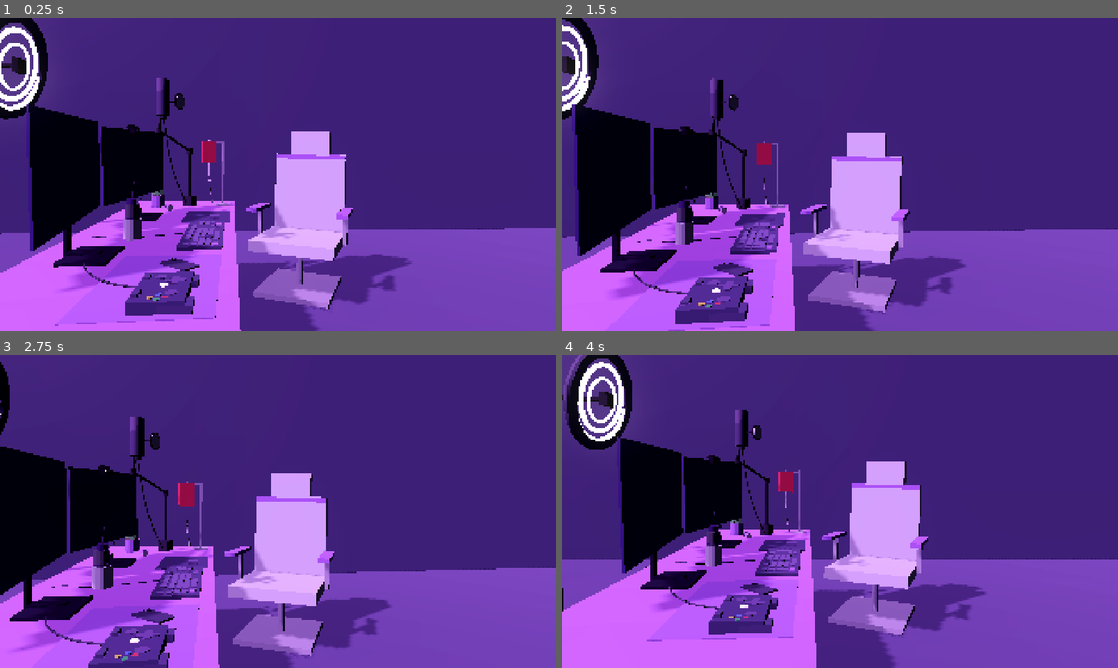
Above: before the commit, frames 1-4 (two rows, left to right).
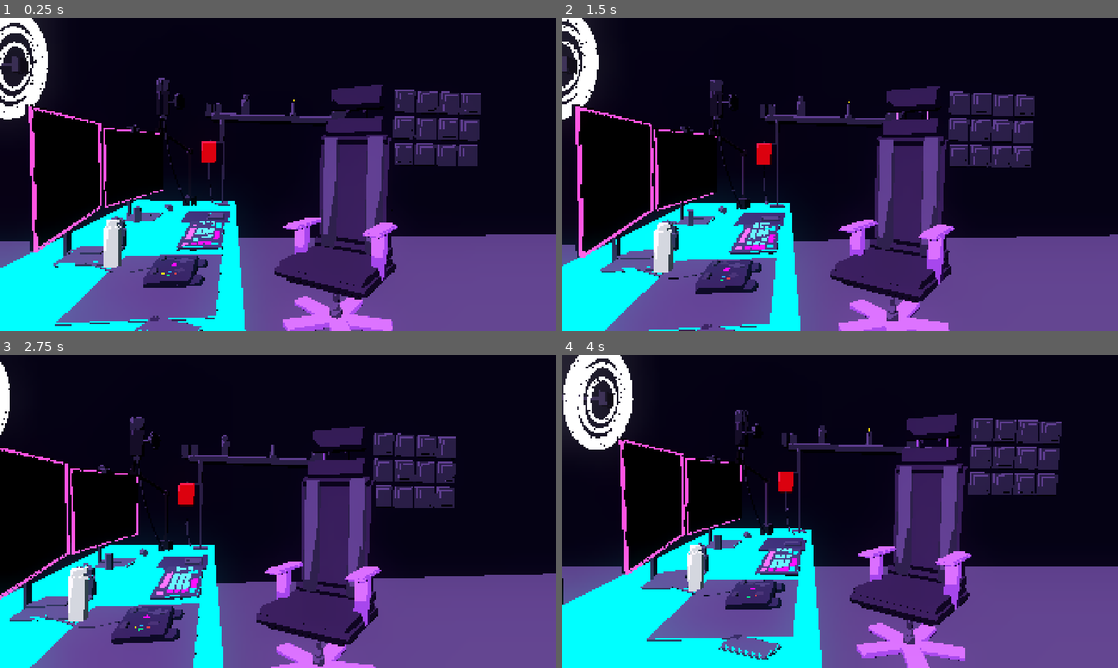
Above: after the commit, the same moments.

Repository: chalie-chariot/velmire
Game: Godot game, scene res://scenes/Main_Title.tscn
The game is run twice, just before and just after one commit, with the same random seed, the same clock (stepped at 60 frames per second) and the same inputs.
Inputs (mouse positions are in pixels of both pictures, inside the frame that each line leads up to):
- Up to frame 1 (0.25 s): no input
- Up to frame 2 (1.5 s): tap Enter at 0.5 s; move the mouse to (962, 158) at 0.52 s; hold Right (ui_right) 0.53-1.25 s; hold Shift 0.53-1.25 s; click (962, 158) at 0.67 s; tap Space at 0.77, 1.25 s; drag from (728, 190) to (812, 237) at 1.27 s
- Up to frame 3 (2.75 s): tap Enter at 2 s; move the mouse to (333, 442) at 2.02 s; hold Right (ui_right) from 2.03 s (still down); tap E at 2.1 s; click (333, 442) at 2.17 s
- Up to frame 4 (4 s): release Right (ui_right) at 2.75 s; tap Space at 2.75, 3.77 s; drag from (812, 574) to (673, 464) at 2.77 s; tap Enter at 3.5 s; move the mouse to (1006, 558) at 3.52 s; hold Left (ui_left) from 3.53 s (still down); tap X at 3.6 s; click (1006, 558) at 3.67 s

The runs differ from the first frame. In frame 1, 92% of the frame differs, in the area x 0-100%, y 0-100%; in frame 2, 92%; in frame 3, 92%; in frame 4, 93%.

Commit message:
feat: Add Main_Title scene with 3D room background
- Import room.glb (Blender 3D modeling)
- Add ToonShader (unshaded flat style)
- Add WorldEnvironment (neon LED atmosphere)
- Add DirectionalLight3D + OmniLights
- Add ToonMaterialHelper auto material system
- Add mouse drag parallax camera effect
- Multicolor LED: keyboard / monitor bias / desk

Diff:
--- /dev/null
+++ b/velmire/assets/shaders/toon_shader.gdshader
@@ -0,0 +1,31 @@
+shader_type spatial;
+render_mode unshaded, cull_back;
+
+uniform vec4 base_color : source_color = vec4(0.5, 0.5, 0.5, 1.0);
+uniform vec4 shadow_color : source_color = vec4(0.2, 0.15, 0.3, 1.0);
+uniform vec4 highlight_color : source_color = vec4(0.8, 0.7, 1.0, 1.0);
+uniform float shadow_threshold : hint_range(0.0, 1.0) = 0.4;
+uniform float highlight_threshold : hint_range(0.0, 1.0) = 0.85;
+uniform float outline_thickness : hint_range(0.0, 0.01) = 0.003;
+uniform vec4 outline_color : source_color = vec4(0.04, 0.03, 0.08, 1.0);
+
+void vertex() {
+	VERTEX += NORMAL * outline_thickness;
+}
+
+void fragment() {
+	vec3 light_dir = normalize(vec3(0.4, 0.8, 0.4));
+	vec3 normal_world = normalize((INV_VIEW_MATRIX * vec4(NORMAL, 0.0)).xyz);
+	float diff = dot(normal_world, light_dir) * 0.5 + 0.5;
+
+	vec4 color;
+	if (diff > highlight_threshold) {
+		color = highlight_color;
+	} else if (diff > shadow_threshold) {
+		color = base_color;
+	} else {
+		color = shadow_color;
+	}
+
+	ALBEDO = color.rgb;
+}
--- a/velmire/scenes/Main_Title.tscn
+++ b/velmire/scenes/Main_Title.tscn
@@ -2,33 +2,60 @@
 
 [ext_resource type="Script" uid="uid://clsswsdlrshky" path="res://scripts/MainTitleManager.gd" id="1_mgr"]
 [ext_resource type="PackedScene" uid="uid://dle555d6nymb2" path="res://assets/room/room.glb" id="2_gfg0w"]
+[ext_resource type="Script" uid="uid://crsk7tf052gi8" path="res://scripts/ToonMaterialHelper.gd" id="3_toon"]
 
 [sub_resource type="Environment" id="Environment_title"]
 background_mode = 1
 background_color = Color(0.117647, 0.105882, 0.180392, 1)
 ambient_light_source = 2
-ambient_light_color = Color(0.176471, 0.14902, 0.25098, 1)
-ambient_light_energy = 0.3
+ambient_light_color = Color(0.05098, 0.039216, 0.101961, 1)
+ambient_light_energy = 0.08
 tonemap_mode = 2
+tonemap_exposure = 1.0
+tonemap_white = 1.0
 glow_enabled = true
-glow_bloom = 0.1
+glow_normalized = false
+glow_intensity = 0.8
+glow_bloom = 0.20
+glow_hdr_luminance_cap = 12.0
+glow_blend_mode = 0
+glow_levels/1 = 1.0
+glow_levels/2 = 1.0
+glow_levels/3 = 0.8
+glow_levels/4 = 0.6
+glow_levels/5 = 0.4
 
-[node name="Main_Title" type="Node3D" unique_id=1082785660]
+[node name="Main_Title" type="Node3D" unique_id=2144960222]
 script = ExtResource("1_mgr")
 
-[node name="WorldEnvironment" type="WorldEnvironment" parent="." unique_id=1009301297]
+[node name="WorldEnvironment" type="WorldEnvironment" parent="." unique_id=767138871]
 environment = SubResource("Environment_title")
 
-[node name="DirectionalLight3D" type="DirectionalLight3D" parent="." unique_id=1696781763]
-transform = Transform3D(0.8660254, -0.35355338, 0.35355338, 0, 0.70710677, 0.70710677, -0.5, -0.6123724, 0.6123724, 0, 0, 0)
-light_color = Color(0.752941, 0.517647, 0.988235, 1)
-light_energy = 1.2
+[node name="DirectionalLight3D" type="DirectionalLight3D" parent="." unique_id=501083005]
+transform = Transform3D(0.9063078, -0.34618866, 0.2424039, -9.10032e-10, 0.57357645, 0.81915206, -0.4226183, -0.7424039, 0.51983684, -1, 5, 3)
+light_color = Color(1, 1, 1, 1)
+light_energy = 1.0
 shadow_enabled = true
-shadow_opacity = 0.6
+shadow_opacity = 0.9
 
-[node name="room" parent="." unique_id=1844760884 instance=ExtResource("2_gfg0w")]
+[node name="OmniLight_Ring" type="OmniLight3D" parent="." unique_id=1984254253]
+transform = Transform3D(1, 0, 0, 0, 1, 0, 0, 0, 1, -2.2, -1.5, 1.8)
+light_color = Color(1, 1, 1, 1)
+light_energy = 4.0
+omni_range = 4.0
+
+[node name="OmniLight_Monitor" type="OmniLight3D" parent="." unique_id=2024465006]
+transform = Transform3D(1, 0, 0, 0, 1, 0, 0, 0, 1, 0, -2.6, 1.3)
+light_color = Color(0, 1, 0.8, 1)
+light_energy = 0.8
+omni_range = 1.5
+
+[node name="room" parent="." unique_id=939318342 instance=ExtResource("2_gfg0w")]
 transform = Transform3D(1, 0, 0, 0, 1, 0, 0, 0, 1, 2.1, 2.1, 2.1)
 
-[node name="Camera3D" type="Camera3D" parent="." unique_id=1240887240]
+[node name="ToonMaterialHelper" type="Node" parent="." unique_id=532812320]
+script = ExtResource("3_toon")
+
+[node name="Camera3D" type="Camera3D" parent="." unique_id=1220373577]
 transform = Transform3D(0.13352276, -0.060323015, 0.9892082, 0.020117711, 0.99810517, 0.058150083, -0.99084157, 0.012136245, 0.13448332, 4.53098, 3.551872, 3.7903094)
 fov = 48.795918
--- /dev/null
+++ b/velmire/scripts/ToonMaterialHelper.gd
@@ -0,0 +1,286 @@
+extends Node
+
+# 오브젝트 이름 기준 색상 매핑
+const COLOR_MAP = {
+	# 벽/바닥
+	"Floor": Color(0.140, 0.120, 0.200),
+	"WallBack": Color(0.070, 0.060, 0.110),
+	"WallLeft": Color(0.070, 0.060, 0.110),
+	"WallRight": Color(0.070, 0.060, 0.110),
+	"Ceiling": Color(0.055, 0.048, 0.090),
+
+	# 책상
+	"Desk": Color(0.075, 0.055, 0.120),
+
+	# 의자
+	"Chair_Back": Color(0.06, 0.05, 0.09),
+	"Chair_Seat": Color(0.06, 0.05, 0.09),
+	"Chair_Head": Color(0.06, 0.05, 0.09),
+	"Chair_Arm": Color(0.50, 0.22, 0.85),
+	"Chair_Accent": Color(0.50, 0.22, 0.85),
+	"Chair_Metal": Color(0.22, 0.20, 0.25),
+	"Chair_Chrome": Color(0.70, 0.68, 0.72),
+	"Chair_Wheel": Color(0.07, 0.06, 0.09),
+
+	# 모니터
+	"Mon_Body": Color(0.05, 0.04, 0.09),
+	# 모니터 스크린 (꺼짐 — 어두운 패널)
+	"Mon_Scr": Color(0.06, 0.05, 0.10),
+	"Mon_CurveCenter": Color(0.06, 0.05, 0.10),
+
+	# LED 스트립
+	"LED_Strip": Color(0.00, 1.00, 0.80),
+	# 모니터 Bias LED (GLB 메시 이름에 BiasLight 포함) → 핑크
+	"BiasLight": Color(1.00, 0.20, 0.60),
+
+	# 키보드/마우스
+	"KB_Body": Color(0.10, 0.08, 0.16),
+	# 키보드 행별 네온
+	"Key_0_": Color(0.00, 1.00, 0.80),
+	"Key_1_": Color(1.00, 0.20, 0.80),
+	"Key_2_": Color(0.20, 0.60, 1.00),
+	"KB_Space": Color(0.80, 0.00, 1.00),
+	"KB_accent": Color(1.00, 0.80, 0.00),
+	# 네온사인
+	"Neon_": Color(0.80, 0.00, 1.00),
+	"MousePad": Color(0.08, 0.06, 0.14),
+	"Mouse_LED": Color(0.00, 1.00, 0.80),
+	"Mouse": Color(0.14, 0.11, 0.20),
+
+	# 혈액팩
+	"Bag_Body": Color(0.75, 0.05, 0.08),
+	"Bag_Liquid": Color(0.50, 0.02, 0.04),
+
+	# 보틀
+	"Bottle": Color(0.70, 0.70, 0.75),
+
+	# 게임패드
+	"GP_Body": Color(0.06, 0.05, 0.10),
+	"GP_Grip": Color(0.08, 0.06, 0.12),
+	# 게임패드 버튼 (네온)
+	"GP_BtnA": Color(1.00, 0.15, 0.15),
+	"GP_BtnB": Color(0.00, 1.00, 0.30),
+	"GP_BtnX": Color(0.10, 0.40, 1.00),
+	"GP_BtnY": Color(1.00, 0.85, 0.00),
+	"GP_BtnHome": Color(0.80, 0.00, 1.00),
+	"GP_Stick": Color(0.10, 0.08, 0.14),
+	"GP_Dpad": Color(0.12, 0.10, 0.18),
+	"GP_Bumper": Color(0.10, 0.08, 0.16),
+	"GP_Trigger": Color(0.10, 0.08, 0.14),
+
+	# 스마트폰
+	# 스마트폰 화면 발광
+	"Phone_Scr": Color(0.55, 0.30, 0.95),
+	"Phone_Body": Color(0.10, 0.08, 0.14),
+	"Phone_Cam": Color(0.06, 0.05, 0.09),
+	"PhCam_": Color(0.30, 0.20, 0.60),
+
+	# 링라이트
+	"RL_Ring": Color(1.00, 1.00, 1.00),
+	"RL_LED": Color(1.00, 1.00, 1.00),
+	"RL_Pole": Color(0.08, 0.06, 0.10),
+
+	# 촛불
+	"Candle_Flame": Color(1.00, 0.60, 0.05),
+
+	# 마이크
+	"Mic2_Body": Color(0.10, 0.08, 0.14),
+	"MicArm": Color(0.08, 0.06, 0.10),
+}
+
+# 기본 색상 (매핑 없는 오브젝트)
+const DEFAULT_COLOR = Color(0.15, 0.12, 0.22)
+const SHADOW_MULT = 0.22
+const HIGHLIGHT_MULT = 1.28
+
+var toon_shader: Shader
+
+func _ready() -> void:
+	toon_shader = load("res://assets/shaders/toon_shader.gdshader") as Shader
+	var room = get_parent().get_node_or_null("room")
+	if room:
+		apply_toon_recursive(room)
+		print("툰셰이더 적용 완료")
+	else:
+		print("[ERROR] room 노드를 찾을 수 없음")
+
+	_create_bias_lights()
+
+
+func _create_bias_lights() -> void:
+	var parent = get_parent()
+
+	var configs = [
+		{
+			"pos": Vector3(-0.72, -2.62, 1.35),
+			"color": Color(1.0, 0.2, 0.6),
+			"energy": 1.2,
+		},
+		{
+			"pos": Vector3(0.72, -2.62, 1.35),
+			"color": Color(0.0, 0.9, 0.8),
+			"energy": 1.2,
+		},
+	]
+
+	for i in range(configs.size()):
+		var cfg = configs[i]
+		var mp = cfg["pos"] as Vector3
+		var bcol = cfg["color"] as Color
+		var w = 0.52
+		var h = 0.32
+		var d = -0.08
+
+		var emit_mat = StandardMaterial3D.new()
+		emit_mat.emission_enabled = true
+		emit_mat.emission = bcol
+		emit_mat.emission_energy_multiplier = 4.0
+		emit_mat.albedo_color = bcol
+		emit_mat.shading_mode = BaseMaterial3D.SHADING_MODE_UNSHADED
+
+		var bars = [
+			[Vector3(mp.x, mp.y + d, mp.z + h * 0.5 + 0.01), Vector3(w, 0.008, 0.008)],
+			[Vector3(mp.x, mp.y + d, mp.z - h * 0.5 - 0.01), Vector3(w, 0.008, 0.008)],
+			[Vector3(mp.x - w * 0.5 - 0.01, mp.y + d, mp.z), Vector3(0.008, 0.008, h)],
+			[Vector3(mp.x + w * 0.5 + 0.01, mp.y + d, mp.z), Vector3(0.008, 0.008, h)],
+		]
+
+		for j in range(bars.size()):
+			var mesh_inst = MeshInstance3D.new()
+			mesh_inst.name = "BiasBar_%d_%d" % [i, j]
+			var box_mesh = BoxMesh.new()
+			box_mesh.size = bars[j][1]
+			mesh_inst.mesh = box_mesh
+			mesh_inst.material_override = emit_mat
+			mesh_inst.position = bars[j][0]
+			parent.add_child(mesh_inst)
+
+		var omni = OmniLight3D.new()
+		omni.name = "BiasOmni_%d" % i
+		omni.position = Vector3(mp.x, mp.y - 0.12, mp.z)
+		omni.light_color = bcol
+		omni.light_energy = cfg["energy"] as float
+		omni.omni_range = 1.2
+		parent.add_child(omni)
+
+	var desk_omni = OmniLight3D.new()
+	desk_omni.name = "DeskLED_Omni"
+	desk_omni.position = Vector3(0.0, -2.2, 0.78)
+	desk_omni.light_color = Color(0.0, 1.0, 0.8)
+	desk_omni.light_energy = 0.6
+	desk_omni.omni_range = 1.2
+	parent.add_child(desk_omni)
+
+	var ceil_omni = OmniLight3D.new()
+	ceil_omni.name = "CeilLED_Omni"
+	ceil_omni.position = Vector3(0.0, -1.8, 4.5)
+	ceil_omni.light_color = Color(0.6, 0.0, 1.0)
+	ceil_omni.light_energy = 0.5
+	ceil_omni.omni_range = 3.0
+	parent.add_child(ceil_omni)
+
+
+func apply_toon_recursive(node: Node) -> void:
+	if node is MeshInstance3D:
+		apply_toon_to_mesh(node)
+	for child in node.get_children():
+		apply_toon_recursive(child)
+
+
+func apply_toon_to_mesh(mesh_instance: MeshInstance3D) -> void:
+	var base_col = get_color_for_node(mesh_instance.name)
+
+	# 발광 오브젝트 목록
+	var emit_keywords = [
+		"RL_Ring", "RL_LED",
+		"GP_BtnHome", "GP_BtnA", "GP_BtnB", "GP_BtnX", "GP_BtnY",
+		"Mouse_LED",
+		"NeonLight", "Neon_", "LED_Strip",
+		"PhCam_L",
+		"Key_0_",
+		"Key_1_",
+		"Key_2_",
+		"KB_Space",
+		"KB_accent",
+		"Phone_Scr",
+		"BiasLight_Top",
+		"BiasLight_Bot",
+		"BiasLight_L",
+		"BiasLight_R",
+		"Candle_Flame",
+	]
+
+	var is_emit = false
+	for kw in emit_keywords:
+		if mesh_instance.name.contains(kw):
+			is_emit = true
+			break
+
+	if is_emit:
+		var emit_col = base_col
+
+		# 키캡은 행별로 살짝 랜덤 밝기 변화
+		var key_keywords = ["Key_0_", "Key_1_", "Key_2_", "KB_Space", "KB_accent"]
+		var is_key = false
+		for kk in key_keywords:
+			if mesh_instance.name.contains(kk):
+				is_key = true
+				break
+
+		var highlight_boost = 1.55 if is_key else 1.32
+
+		var mat = ShaderMaterial.new()
+		mat.shader = toon_shader
+		mat.set_shader_parameter("base_color", emit_col)
+		mat.set_shader_parameter(
+			"shadow_color",
+			Color(
+				emit_col.r * 0.6,
+				emit_col.g * 0.6,
+				emit_col.b * 0.6
+			)
+		)
+		mat.set_shader_parameter(
+			"highlight_color",
+			Color(
+				min(emit_col.r * highlight_boost, 1.0),
+				min(emit_col.g * highlight_boost, 1.0),
+				min(emit_col.b * highlight_boost, 1.0)
+			)
+		)
+		mat.set_shader_parameter("shadow_threshold", 0.0)
+		mat.set_shader_parameter("highlight_threshold", 0.0)
+		mat.set_shader_parameter("outline_thickness", 0.001)
+		mat.set_shader_parameter("outline_color", Color(0.04, 0.03, 0.08, 1.0))
+		mesh_instance.material_override = mat
+		return
+
+	# 일반 툰셰이더
+	var shadow_col = Color(
+		base_col.r * SHADOW_MULT,
+		base_col.g * SHADOW_MULT,
+		base_col.b * SHADOW_MULT
+	)
+	var highlight_col = Color(
+		min(base_col.r * HIGHLIGHT_MULT + 0.1, 1.0),
+		min(base_col.g * HIGHLIGHT_MULT + 0.05, 1.0),
+		min(base_col.b * HIGHLIGHT_MULT + 0.15, 1.0)
+	)
+
+	var mat = ShaderMaterial.new()
+	mat.shader = toon_shader
+	mat.set_shader_parameter("base_color", base_col)
+	mat.set_shader_parameter("shadow_color", shadow_col)
+	mat.set_shader_parameter("highlight_color", highlight_col)
+	mat.set_shader_parameter("shadow_threshold", 0.42)
+	mat.set_shader_parameter("highlight_threshold", 0.78)
+	mat.set_shader_parameter("outline_thickness", 0.0025)
+	mat.set_shader_parameter("outline_color", Color(0.04, 0.03, 0.08, 1.0))
+	mesh_instance.material_override = mat
+
+
+func get_color_for_node(node_name: String) -> Color:
+	for key in COLOR_MAP.keys():
+		if node_name.begins_with(key) or node_name.contains(key):
+			return COLOR_MAP[key]
+	return DEFAULT_COLOR
Binary file changed: velmire/assets/room/room.glb
Not shown, added: velmire/assets/shaders/toon_shader.gdshader.uid
Not shown, added: velmire/scripts/ToonMaterialHelper.gd.uid
